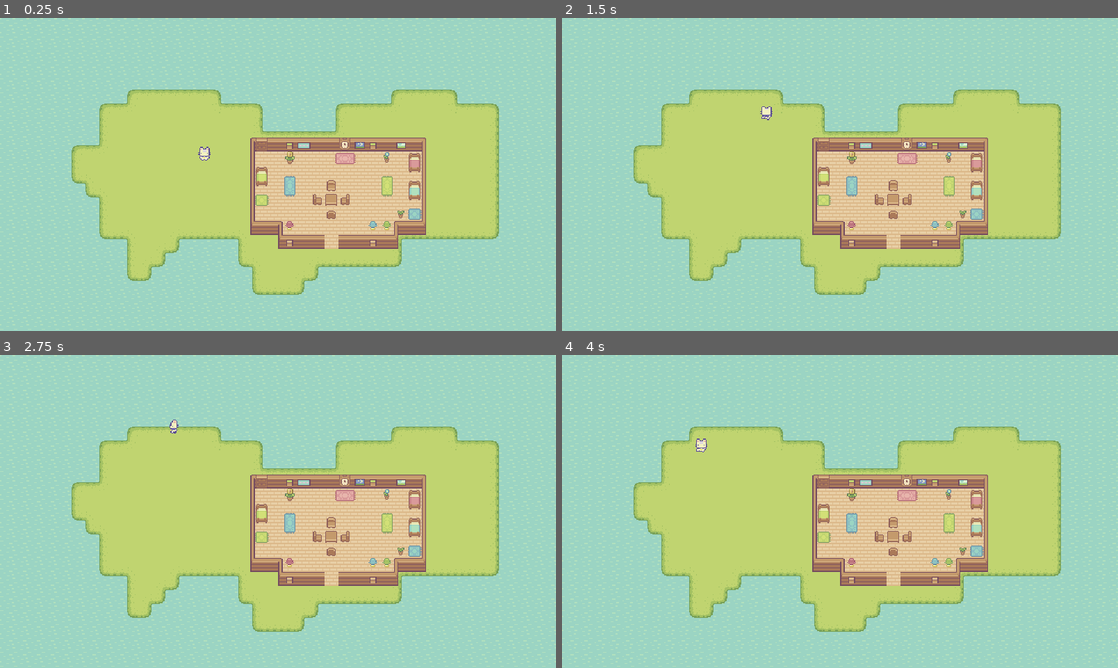
Above: before the commit, frames 1-4 (two rows, left to right).
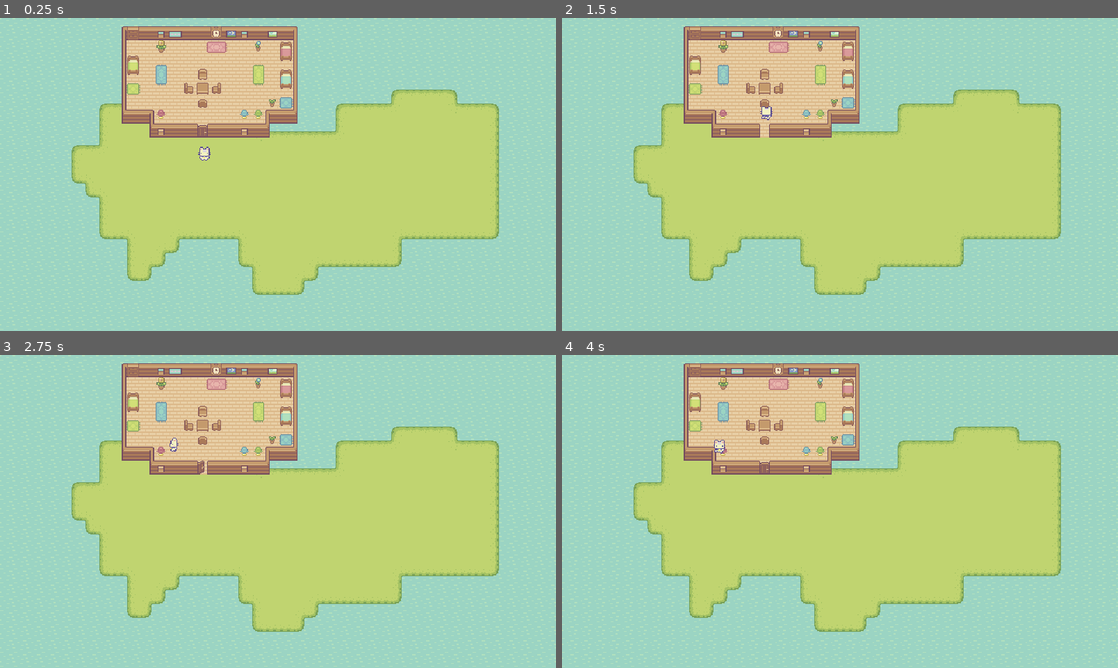
Above: after the commit, the same moments.

Repository: TobenKun/godot-drill
Game: Godot game, scene res://scenes/test/test_scene_house_tilemap.tscn
Two runs of this game, one before a commit and one after it. Both use one fixed random seed, a clock stepped at 60 frames per second and the inputs below. The project has no main scene, so this scene is started directly.
Inputs (mouse positions are in pixels of both pictures, inside the frame that each line leads up to):
- Up to frame 1 (0.25 s): no input
- Up to frame 2 (1.5 s): tap Enter at 0.5 s; move the mouse to (812, 237) at 0.52 s; hold W (walk_up) from 0.53 s (still down); click (812, 237) at 0.6 s; move the mouse to (1006, 221) at 1.27 s; click (1006, 221) at 1.35 s
- Up to frame 3 (2.75 s): move the mouse to (111, 464) at 2.02 s; release W (walk_up) at 2.03 s; hold A (walk_left) from 2.03 s (still down); click (111, 464) at 2.1 s
- Up to frame 4 (4 s): move the mouse to (867, 511) at 2.77 s; click (867, 511) at 2.85 s; move the mouse to (756, 433) at 3.52 s; release A (walk_left) at 3.53 s; hold S (walk_down) from 3.53 s (still down); click (756, 433) at 3.6 s

The runs differ from the first frame. In frame 1, 21% of the frame differs, in the area x 21-77%, y 2-74%; in frame 2, 21%; in frame 3, 21%; in frame 4, 21%.

Commit message:
feat(door): door now detect player and open
when door detect player, collision layer changes to 2,
and player can pass through the door haha

Diff:
--- a/Tilesets/house_tile_set.tres
+++ b/Tilesets/house_tile_set.tres
@@ -1,7 +1,8 @@
-[gd_resource type="TileSet" load_steps=5 format=3 uid="uid://mqe3gwkvfh7k"]
+[gd_resource type="TileSet" load_steps=7 format=3 uid="uid://mqe3gwkvfh7k"]
 
 [ext_resource type="Texture2D" uid="uid://id86wj03vut5" path="res://assets/game/tilesets/wooden_house_walls_tilset.png" id="1_0e3uf"]
 [ext_resource type="Texture2D" uid="uid://bvqr34cr2bkly" path="res://assets/game/objects/basic_furniture.png" id="2_juxxr"]
+[ext_resource type="PackedScene" uid="uid://ci1jytxi2d8vs" path="res://scenes/houses/door.tscn" id="3_s4u7f"]
 
 [sub_resource type="TileSetAtlasSource" id="TileSetAtlasSource_juxxr"]
 texture = ExtResource("1_0e3uf")
@@ -19,9 +20,9 @@
 1:2/0 = 0
 1:2/0/physics_layer_0/polygon_0/points = PackedVector2Array(-8, -8, 8, -8, 8, 8, -8, 8)
 0:2/0 = 0
-0:2/0/physics_layer_0/polygon_0/points = PackedVector2Array(-8, -8, 8, -8, 8, 8, 3, 8, 3, -8)
+0:2/0/physics_layer_0/polygon_0/points = PackedVector2Array(3, -8, 8, -8, 8, 8, 3, 8)
 0:1/0 = 0
-0:1/0/physics_layer_0/polygon_0/points = PackedVector2Array(-8, -8, 8, -8, 8, 8, 3, 8, 3, -8)
+0:1/0/physics_layer_0/polygon_0/points = PackedVector2Array(3, -8, 8, -8, 8, 8, 3, 8)
 3:0/0 = 0
 3:0/0/physics_layer_0/polygon_0/points = PackedVector2Array(-8, -8, 8, -8, 8, 8, -8, 8)
 4:0/0 = 0
@@ -95,7 +96,11 @@
 7:5/size_in_atlas = Vector2i(2, 1)
 7:5/0 = 0
 
+[sub_resource type="TileSetScenesCollectionSource" id="TileSetScenesCollectionSource_7tasb"]
+scenes/1/scene = ExtResource("3_s4u7f")
+
 [resource]
 physics_layer_0/collision_layer = 1
 sources/0 = SubResource("TileSetAtlasSource_juxxr")
 sources/1 = SubResource("TileSetAtlasSource_s4u7f")
+sources/2 = SubResource("TileSetScenesCollectionSource_7tasb")
--- a/project.godot
+++ b/project.godot
@@ -68,6 +68,8 @@
 [layer_names]
 
 2d_physics/layer_1="Ground"
+2d_physics/layer_2="Player"
+2d_physics/layer_3="Interactable"
 
 [rendering]
 
--- a/scenes/characters/player/player.tscn
+++ b/scenes/characters/player/player.tscn
@@ -394,9 +394,10 @@
 }]
 
 [sub_resource type="CircleShape2D" id="CircleShape2D_s4se6"]
-radius = 8.0
+radius = 4.0
 
 [node name="Player" type="CharacterBody2D"]
+collision_layer = 2
 script = ExtResource("1_6avc5")
 
 [node name="AnimatedSprite2D" type="AnimatedSprite2D" parent="."]
@@ -406,7 +407,7 @@
 autoplay = "idle_front"
 
 [node name="CollisionShape2D" type="CollisionShape2D" parent="."]
-position = Vector2(0, -8)
+position = Vector2(0, -4)
 shape = SubResource("CircleShape2D_s4se6")
 
 [node name="StateMachine" type="Node" parent="." node_paths=PackedStringArray("initial_node_state")]
--- /dev/null
+++ b/scenes/components/interactable_component.gd
@@ -0,0 +1,11 @@
+class_name InteractableComponent
+extends Area2D
+
+signal interactable_activated
+signal interactable_deactivated
+
+func _on_body_entered(body: Node2D) -> void:
+	interactable_activated.emit()
+
+func _on_body_exited(body: Node2D) -> void:
+	interactable_deactivated.emit()
--- /dev/null
+++ b/scenes/components/interactable_component.tscn
@@ -0,0 +1,11 @@
+[gd_scene load_steps=2 format=3 uid="uid://b7ixevhjwepjo"]
+
+[ext_resource type="Script" uid="uid://bbdcsf2bpemy" path="res://scenes/components/interactable_component.gd" id="1_onphe"]
+
+[node name="InteractableComponent" type="Area2D"]
+collision_layer = 4
+collision_mask = 2
+script = ExtResource("1_onphe")
+
+[connection signal="body_entered" from="." to="." method="_on_body_entered"]
+[connection signal="body_exited" from="." to="." method="_on_body_exited"]
--- /dev/null
+++ b/scenes/houses/door.gd
@@ -0,0 +1,20 @@
+extends StaticBody2D
+
+@onready var animated_sprite_2d: AnimatedSprite2D = $AnimatedSprite2D
+@onready var collision_shape_2d: CollisionShape2D = $CollisionShape2D
+@onready var interactable_component: InteractableComponent = $InteractableComponent
+
+func _ready() -> void:
+	interactable_component.interactable_activated.connect(on_interactable_activated)
+	interactable_component.interactable_deactivated.connect(on_interactable_deactivated)
+	collision_layer = 1
+
+func on_interactable_activated() -> void:
+	animated_sprite_2d.play("open_door")
+	collision_layer = 2
+	print("activated")
+
+func on_interactable_deactivated() -> void:
+	animated_sprite_2d.play("close_door")
+	collision_layer = 1
+	print("deactivated")
--- /dev/null
+++ b/scenes/houses/door.tscn
@@ -0,0 +1,108 @@
+[gd_scene load_steps=16 format=3 uid="uid://ci1jytxi2d8vs"]
+
+[ext_resource type="Script" uid="uid://bldwkessdmo1h" path="res://scenes/houses/door.gd" id="1_act2a"]
+[ext_resource type="Texture2D" uid="uid://d35oege8cwlu6" path="res://assets/game/tilesets/doors.png" id="1_bxi54"]
+[ext_resource type="PackedScene" uid="uid://b7ixevhjwepjo" path="res://scenes/components/interactable_component.tscn" id="3_1ugum"]
+
+[sub_resource type="AtlasTexture" id="AtlasTexture_2dpp7"]
+atlas = ExtResource("1_bxi54")
+region = Rect2(0, 0, 16, 16)
+
+[sub_resource type="AtlasTexture" id="AtlasTexture_act2a"]
+atlas = ExtResource("1_bxi54")
+region = Rect2(0, 32, 16, 16)
+
+[sub_resource type="AtlasTexture" id="AtlasTexture_1ugum"]
+atlas = ExtResource("1_bxi54")
+region = Rect2(0, 48, 16, 16)
+
+[sub_resource type="AtlasTexture" id="AtlasTexture_nno8d"]
+atlas = ExtResource("1_bxi54")
+region = Rect2(0, 16, 16, 16)
+
+[sub_resource type="AtlasTexture" id="AtlasTexture_wapg7"]
+atlas = ExtResource("1_bxi54")
+region = Rect2(0, 16, 16, 16)
+
+[sub_resource type="AtlasTexture" id="AtlasTexture_3g7dj"]
+atlas = ExtResource("1_bxi54")
+region = Rect2(0, 16, 16, 16)
+
+[sub_resource type="AtlasTexture" id="AtlasTexture_g4ind"]
+atlas = ExtResource("1_bxi54")
+region = Rect2(0, 48, 16, 16)
+
+[sub_resource type="AtlasTexture" id="AtlasTexture_6uimo"]
+atlas = ExtResource("1_bxi54")
+region = Rect2(0, 32, 16, 16)
+
+[sub_resource type="AtlasTexture" id="AtlasTexture_557ok"]
+atlas = ExtResource("1_bxi54")
+region = Rect2(0, 0, 16, 16)
+
+[sub_resource type="SpriteFrames" id="SpriteFrames_nb53x"]
+animations = [{
+"frames": [{
+"duration": 1.0,
+"texture": SubResource("AtlasTexture_2dpp7")
+}, {
+"duration": 1.0,
+"texture": SubResource("AtlasTexture_act2a")
+}, {
+"duration": 1.0,
+"texture": SubResource("AtlasTexture_1ugum")
+}, {
+"duration": 1.0,
+"texture": SubResource("AtlasTexture_nno8d")
+}],
+"loop": false,
+"name": &"close_door",
+"speed": 5.0
+}, {
+"frames": [{
+"duration": 1.0,
+"texture": SubResource("AtlasTexture_wapg7")
+}],
+"loop": false,
+"name": &"default",
+"speed": 5.0
+}, {
+"frames": [{
+"duration": 1.0,
+"texture": SubResource("AtlasTexture_3g7dj")
+}, {
+"duration": 1.0,
+"texture": SubResource("AtlasTexture_g4ind")
+}, {
+"duration": 1.0,
+"texture": SubResource("AtlasTexture_6uimo")
+}, {
+"duration": 1.0,
+"texture": SubResource("AtlasTexture_557ok")
+}],
+"loop": false,
+"name": &"open_door",
+"speed": 5.0
+}]
+
+[sub_resource type="RectangleShape2D" id="RectangleShape2D_bxi54"]
+size = Vector2(16, 16)
+
+[sub_resource type="RectangleShape2D" id="RectangleShape2D_nno8d"]
+size = Vector2(12, 36)
+
+[node name="Door" type="StaticBody2D"]
+script = ExtResource("1_act2a")
+
+[node name="AnimatedSprite2D" type="AnimatedSprite2D" parent="."]
+sprite_frames = SubResource("SpriteFrames_nb53x")
+autoplay = "default"
+
+[node name="CollisionShape2D" type="CollisionShape2D" parent="."]
+shape = SubResource("RectangleShape2D_bxi54")
+
+[node name="InteractableComponent" parent="." instance=ExtResource("3_1ugum")]
+
+[node name="CollisionShape2D" type="CollisionShape2D" parent="InteractableComponent"]
+shape = SubResource("RectangleShape2D_nno8d")
+debug_color = Color(0.146182, 0.634705, 0.346375, 0.42)
--- a/scenes/houses/large_house.tscn
+++ b/scenes/houses/large_house.tscn
@@ -3,6 +3,7 @@
 [ext_resource type="TileSet" uid="uid://mqe3gwkvfh7k" path="res://Tilesets/house_tile_set.tres" id="1_xgc15"]
 
 [node name="LargeHouse" type="Node2D"]
+position = Vector2(-2, -3)
 
 [node name="HouseTilemap" type="Node2D" parent="."]
 position = Vector2(-137, -109)
@@ -12,7 +13,7 @@
 tile_set = ExtResource("1_xgc15")
 
 [node name="Walls" type="TileMapLayer" parent="HouseTilemap"]
-tile_map_data = PackedByteArray("AAAIAAgAAAAAAAEAAAAIAAkAAAA …(560 unchanged characters)… BAAIAAAANAA4AAAABAAIAAAAPAA4AAAABAAIAAAA=")
+tile_map_data = PackedByteArray("AAAIAAgAAAAAAAEAAAAIAAkAAAA …(560 unchanged characters)… BAAIAAAANAA4AAAABAAIAAAAPAA4AAAABAAIAAAAOAA4AAgAAAAAAAQA=")
 tile_set = ExtResource("1_xgc15")
 
 [node name="Furniture" type="TileMapLayer" parent="HouseTilemap"]
--- a/scenes/test/test_scene_house_tilemap.tscn
+++ b/scenes/test/test_scene_house_tilemap.tscn
@@ -17,7 +17,7 @@
 tile_set = ExtResource("1_8re64")
 
 [node name="Houses" type="TileMapLayer" parent="GameTileMap"]
-position = Vector2(-138, -178)
+position = Vector2(-284, -303)
 tile_map_data = PackedByteArray("AAAaABMABAAAAAAAAQA=")
 tile_set = ExtResource("1_8re64")
 
--- a/scripts/state_machine/node_state_machine.gd
+++ b/scripts/state_machine/node_state_machine.gd
@@ -32,7 +32,7 @@
 	if current_node_state:
 		current_node_state._on_physics_process(delta)
 		current_node_state._on_next_transitions()
-		print(parent_node_name, " Current State: ", current_node_state_name)
+		#print(parent_node_name, " Current State: ", current_node_state_name)
 
 
 func transition_to(node_state_name : String) -> void:
Not shown, added: scenes/components/interactable_component.gd.uid
Not shown, added: scenes/houses/door.gd.uid
